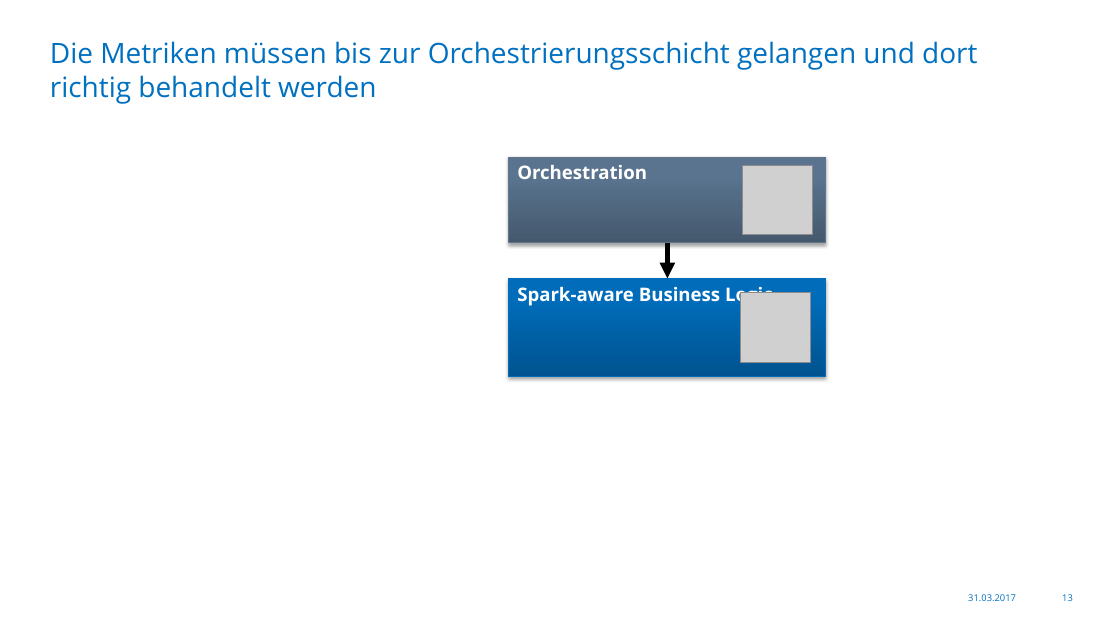
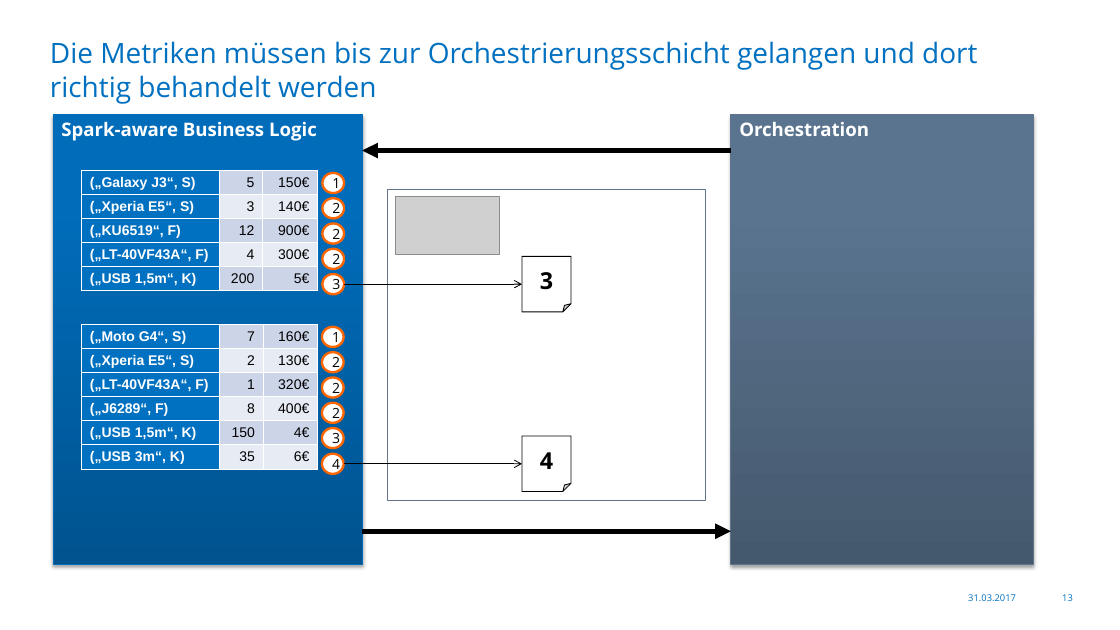
Before and after one commit to Skamandros/jug-saxony-workshop, a slide deck: slide 13 of src/slides/resources/2017-03-31-JUG-Saxony-Workshop-de.pptx. Drawn at 1120x630 pixels with LibreOffice and Linux fonts; fonts in the diff are those of the drawing; grey boxes stand for pictures; background and template pictures are left out. Boxes give left, top, right and bottom in pixels: in the first picture for what was removed or moved away, otherwise in the second. Text is boxed around its words. In the diff, an @@ line names an element or a change of style, - is before the commit and + after.

```diff
--- a/src/slides/resources/2017-03-31-JUG-Saxony-Workshop-de.pptx
+++ b/src/slides/resources/2017-03-31-JUG-Saxony-Workshop-de.pptx
@@ rectangle "Spark-aware Business Logic": place and size @@
-rectangle "Spark-aware Business Logic" at box(509, 278, 826, 376)
+rectangle "Spark-aware Business Logic" at box(53, 114, 362, 565)
@@ rectangle "Orchestration": place and size @@
-rectangle "Orchestration" at box(509, 157, 826, 243)
+rectangle "Orchestration" at box(731, 114, 1033, 565)
@@ table added at box(82, 171, 318, 297), 5 rows, 3 columns @@
+(„Galaxy J3“, S) | 5 | 150€
+(„Xperia E5“, S) | 3 | 140€
+(„KU6519“, F) | 12 | 900€
+(„LT-40VF43A“, F) | 4 | 300€
+(„USB 1,5m“, K) | 200 | 5€
@@ ellipse added at box(323, 173, 344, 193), fill #FFFFFF, outline #FF6600 2 pt, 12 pt, text #000000 @@
+1
@@ arrow added from (731, 150) to (362, 150), #000000 4.5 pt @@
@@ picture removed at box(743, 166, 812, 235) @@
@@ ellipse added at box(323, 198, 344, 218), fill #FFFFFF, outline #FF6600 2 pt, 12 pt, text #000000 @@
+2
@@ rectangle added at box(387, 189, 706, 501), outline #61758C 0.75 pt @@
@@ picture added at box(396, 197, 499, 255) @@
@@ ellipse added at box(323, 223, 344, 244), fill #FFFFFF, outline #FF6600 2 pt, 12 pt, text #000000 @@
+2
@@ ellipse added at box(323, 249, 344, 269), fill #FFFFFF, outline #FF6600 2 pt, 12 pt, text #000000 @@
+2
@@ folded corner added at box(522, 256, 571, 312), fill #FFFFFF, outline #000000 0.75 pt, 20 pt, text #000000, bold @@
+3
@@ arrow removed from (667, 243) to (667, 278) @@
@@ ellipse added at box(323, 274, 344, 294), fill #FFFFFF, outline #FF6600 2 pt, 12 pt, text #000000 @@
+3
@@ arrow added from (344, 284) to (522, 284), #000000 0.75 pt @@
@@ picture removed at box(741, 292, 811, 362) @@
@@ table added at box(82, 324, 318, 476), 6 rows, 3 columns @@
+(„Moto G4“, S) | 7 | 160€
+(„Xperia E5“, S) | 2 | 130€
+(„LT-40VF43A“, F) | 1 | 320€
+(„J6289“, F) | 8 | 400€
+(„USB 1,5m“, K) | 150 | 4€
+(„USB 3m“, K) | 35 | 6€
@@ ellipse added at box(322, 327, 344, 347), fill #FFFFFF, outline #FF6600 2 pt, 12 pt, text #000000 @@
+1
@@ ellipse added at box(322, 352, 344, 372), fill #FFFFFF, outline #FF6600 2 pt, 12 pt, text #000000 @@
+2
@@ ellipse added at box(322, 377, 344, 397), fill #FFFFFF, outline #FF6600 2 pt, 12 pt, text #000000 @@
+2
@@ ellipse added at box(322, 402, 344, 423), fill #FFFFFF, outline #FF6600 2 pt, 12 pt, text #000000 @@
+2
@@ ellipse added at box(322, 429, 344, 449), fill #FFFFFF, outline #FF6600 2 pt, 12 pt, text #000000 @@
+3
@@ folded corner added at box(522, 436, 571, 492), fill #FFFFFF, outline #000000 0.75 pt, 20 pt, text #000000, bold @@
+4
@@ ellipse added at box(322, 454, 344, 474), fill #FFFFFF, outline #FF6600 2 pt, 12 pt, text #000000 @@
+4
@@ arrow added from (344, 464) to (522, 464), #000000 0.75 pt @@
@@ arrow added from (362, 531) to (731, 531), #000000 4.5 pt @@
```
Also in this commit, not shown: 3 other slides changed, 5 other files.
